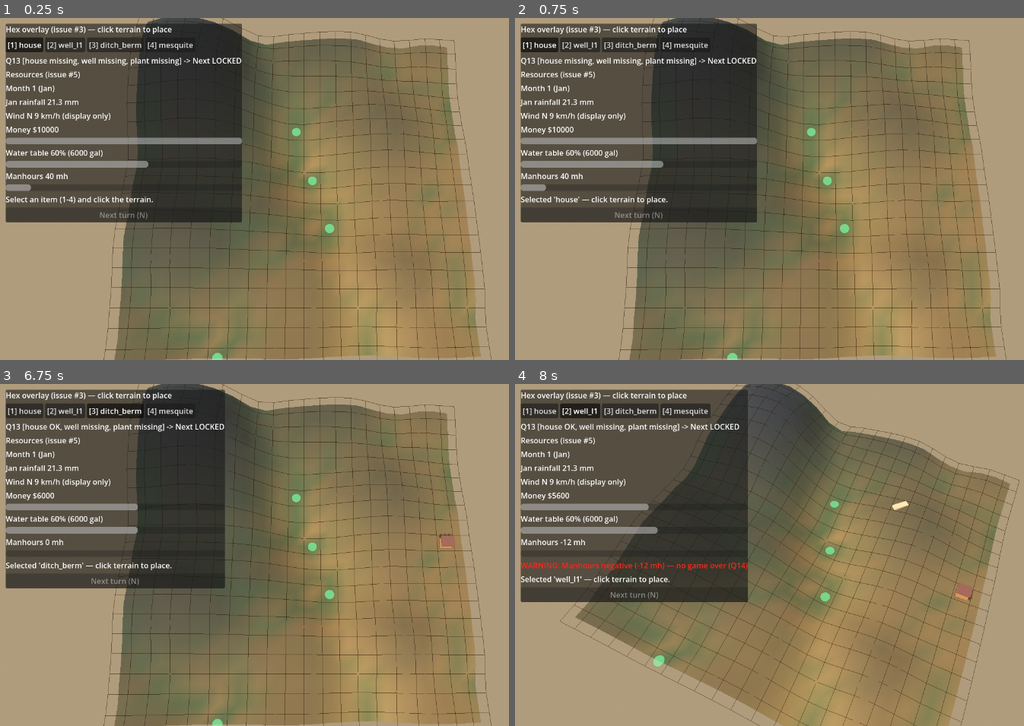
Above: before the commit, frames 1-4 (two rows, left to right).
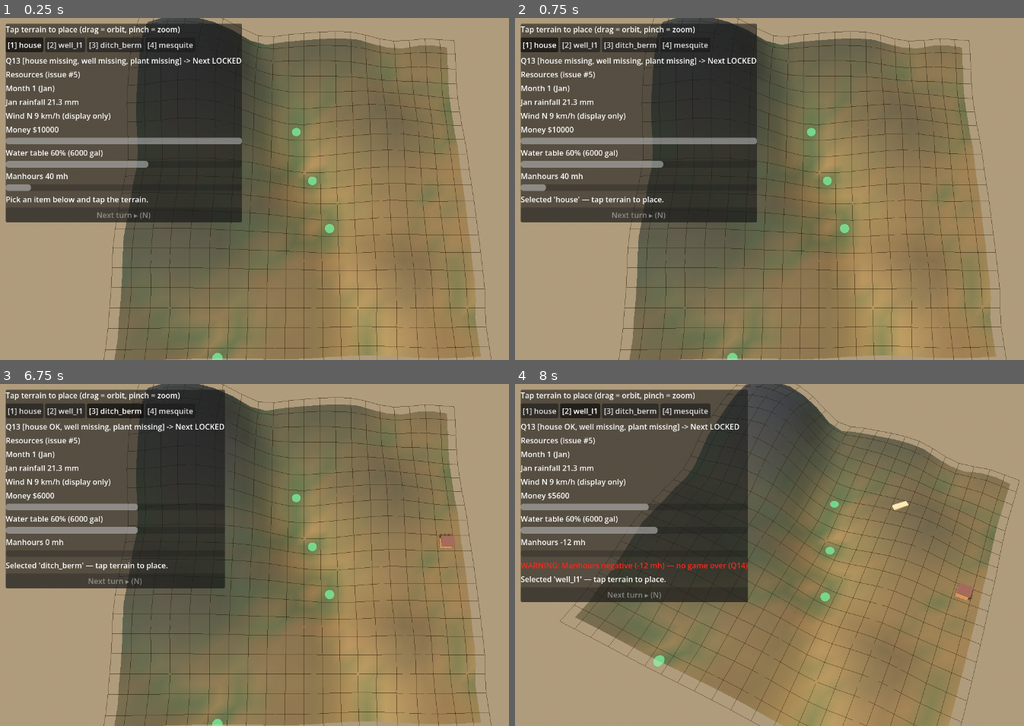
Above: after the commit, the same moments.

Repository: tpaulshippy/permaculture
Game: Godot game, scene res://scenes/terrain.tscn
The game is run twice, just before and just after one commit, with the same random seed, the same clock (stepped at 60 frames per second) and the same inputs.
Inputs (mouse positions are in pixels of both pictures, inside the frame that each line leads up to):
- Up to frame 1 (0.25 s): no input
- Up to frame 2 (0.75 s): click "[1] house" at 0.5 s
- Up to frame 3 (6.75 s): click "[2] well_l1" at 1.25 s; click "[1] house" at 2 s; click "[2] well_l1" at 2.75 s; click "[1] house" at 3.5 s; click "[2] well_l1" at 4.25 s; tap Enter at 5, 6.5 s; move the mouse to (437, 537) at 5.02 s; tap 1 at 5.1 s; click (437, 537) at 5.17 s; tap Space at 5.75 s; drag from (183, 572) to (274, 623) at 5.77 s; move the mouse to (366, 479) at 6.52 s; tap 3 at 6.6 s; click (366, 479) at 6.67 s
- Up to frame 4 (8 s): tap Space at 7.25 s; drag from (789, 623) to (637, 503) at 7.27 s

The runs differ from the first frame. In frame 1, 0.7% of the frame differs, in the area x 1-36%, y 2-59%; in frame 2, 0.6%; in frame 3, 0.6%; in frame 4, 0.6%.

Commit message:
feat: native touch controls + mobile-first guide
- tap = place, one-finger drag = orbit, two-finger pinch = zoom
- emulate_mouse_from_touch off (no double-fire); desktop mouse/keys unchanged
- README How to play rewritten mobile-first

Diff:
--- a/project.godot
+++ b/project.godot
@@ -19,6 +19,13 @@
 ; either landscape rotation. Shared setting, no per-platform fork.
 window/handheld/orientation=4
 
+[input_devices]
+
+pointing/emulate_mouse_from_touch=false
+; Touch is handled natively in scripts/main.gd (tap = place, one-finger drag
+; = orbit, two-finger pinch = zoom). Emulation stays off so a tap cannot
+; double-fire as both a touch and a mouse click. Desktop mouse path unchanged.
+
 [rendering]
 
 renderer/rendering_method="forward_plus"
--- a/scripts/main.gd
+++ b/scripts/main.gd
@@ -8,8 +8,10 @@
 ##   godot --path . -- --capture-mode=terrain --capture-path=/tmp/terrain_topdown.png
 ##   godot --path . -- --capture-mode=hex --capture-path=/tmp/hex_overlay.png
 ##
-## Interactive play: drag to orbit, wheel to zoom, click terrain to place the
-## selected item (keys 1-4 or HUD buttons), N or the HUD button for Next
+## Interactive play (mobile-first): tap terrain to place the selected item
+## (HUD buttons), one finger drag = orbit, two finger pinch = zoom, Next
+## button = advance one month. Desktop keys still work: 1-4 select, N = Next,
+## mouse drag = orbit, wheel = zoom.
 ## (Q13 gating: house + well L1 + mesquite required before Next unlocks).
 ## Scripted demo for screen recordings:
 ##   godot --path . --resolution 1280x720 -- --demo
@@ -94,6 +96,10 @@
 var _dragging := false
 var _press_pos := Vector2.ZERO
 var _moved := false
+# Active screen touches by index (mobile). emulate_mouse_from_touch is off
+# (see project.godot), so touch is handled natively here; desktop mouse path
+# below is unchanged.
+var _touches := {}
 
 # Demo state.
 var _demo_time := 0.0
@@ -200,7 +206,7 @@
 		if _capture_mode == "hex":
 			_place_capture_set()
 		_build_hud()
-		_refresh_hud("Select an item (1-4) and click the terrain.")
+		_refresh_hud("Pick an item below and tap the terrain.")
 	if _demo:
 		_selected = "house"
 		_dist *= 0.8
@@ -417,7 +423,7 @@
 	box.add_theme_constant_override("separation", 6)
 	panel.add_child(box)
 	var title := Label.new()
-	title.text = "Hex overlay (issue #3) — click terrain to place"
+	title.text = "Tap terrain to place (drag = orbit, pinch = zoom)"
 	box.add_child(title)
 	var row := HBoxContainer.new()
 	row.add_theme_constant_override("separation", 4)
@@ -461,7 +467,7 @@
 	_status_label = Label.new()
 	box.add_child(_status_label)
 	_next_button = Button.new()
-	_next_button.text = "Next turn (N)"
+	_next_button.text = "Next turn \u25b8 (N)"
 	_next_button.pressed.connect(_on_next)
 	box.add_child(_next_button)
 
@@ -490,7 +496,7 @@
 	_selected = item_id
 	for key in _item_buttons:
 		_item_buttons[key].set_pressed_no_signal(key == item_id)
-	_refresh_hud("Selected '%s' — click terrain to place." % item_id)
+	_refresh_hud("Selected '%s' — tap terrain to place." % item_id)
 
 
 func _on_next() -> void:
@@ -600,6 +606,40 @@
 			_yaw -= event.relative.x * 0.008
 			_pitch = clampf(_pitch + event.relative.y * 0.006, 0.15, 1.35)
 			_apply_orbit()
+	if event is InputEventScreenTouch:
+		# Mobile: tap = place, one-finger drag = orbit, two-finger pinch = zoom.
+		if event.pressed:
+			_touches[event.index] = event.position
+			if _touches.size() == 1:
+				_press_pos = event.position
+				_moved = false
+			else:
+				_moved = true  # second finger cancels the tap
+		else:
+			var was_tap: bool = _touches.size() == 1 and _touches.has(event.index)
+			_touches.erase(event.index)
+			if was_tap and not _moved:
+				_try_place_at(event.position)
+	elif event is InputEventScreenDrag and _touches.has(event.index):
+		if _touches.size() == 1:
+			if (event.position - _press_pos).length() > 12.0:
+				_moved = true
+			if _moved:
+				_yaw -= event.relative.x * 0.008
+				_pitch = clampf(_pitch + event.relative.y * 0.006, 0.15, 1.35)
+				_apply_orbit()
+		elif _touches.size() == 2:
+			var other_pos := Vector2.ZERO
+			for k in _touches:
+				if k != event.index:
+					other_pos = _touches[k]
+			var old_dist: float = _touches[event.index].distance_to(other_pos)
+			var new_dist: float = event.position.distance_to(other_pos)
+			if old_dist > 0.0 and new_dist > 0.0:
+				_dist = clampf(_dist * old_dist / new_dist, 12.0, 120.0)
+				_apply_orbit()
+			_moved = true
+		_touches[event.index] = event.position
 
 
 func _apply_orbit() -> void:
Not shown, changed: README.md
